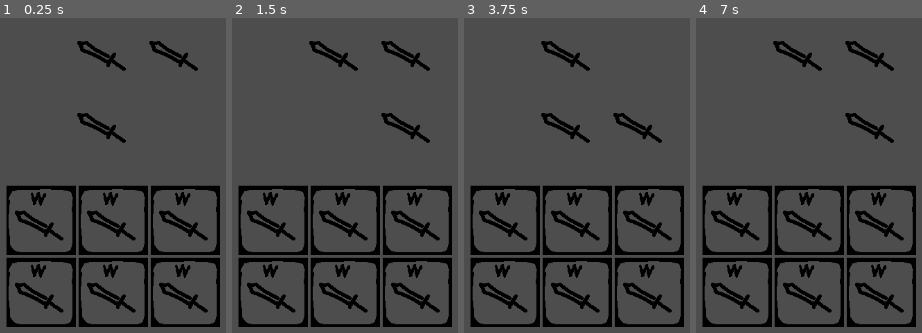
Above: before the commit, frames 1-4 (left to right).
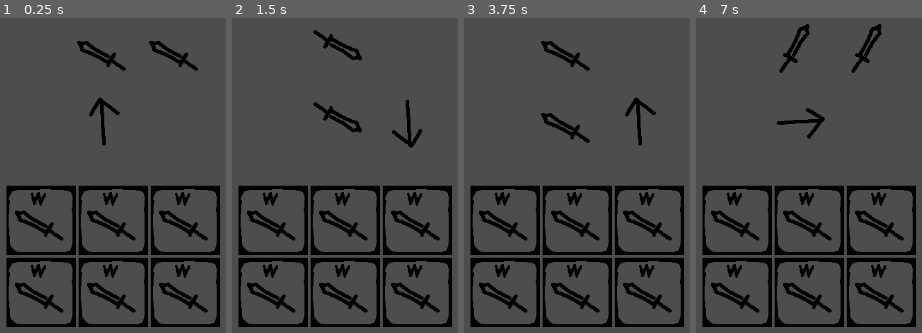
Above: after the commit, the same moments.

Repository: painttist/2023-04-04-Dungeon-Crawler-Jam
Game: Godot game, scene res://main.tscn
The game is run twice, just before and just after one commit, with the same random seed, the same clock (stepped at 60 frames per second) and the same inputs.
Inputs:
- Up to frame 1 (0.25 s): no input
- Up to frame 2 (1.5 s): tap Enter at 0.5 s; hold A (A) 0.53-1.28 s; tap D (D) at 0.8, 1.35 s; tap Space at 1.25 s
- Up to frame 3 (3.75 s): tap S (S) at 1.55 s; tap Enter at 2, 3.5 s; hold S (S) 2.03-2.78 s; tap W (W) at 2.3, 2.85 s; tap Space at 2.75 s; tap A (A) at 3.05 s; hold A (A) from 3.53 s (still down)
- Up to frame 4 (7 s): tap D (D) at 3.8, 4.35, 6.8 s; tap Space at 4.25 s; release A (A) at 4.28 s; tap S (S) at 4.55 s; hold E (E) 5.03-5.78 s; tap W (W) at 5.3 s; tap Q (Q) at 5.85 s; tap A (A) at 6.05 s; hold S (S) from 6.53 s (still down)

The runs differ from the first frame. In frame 1, 0.9% of the frame differs, in the area x 34-56%, y 25-41%; in frame 2, 3.1%, in the area x 34-88%, y 3-42%; in frame 3, 0.9%; in frame 4, 2.9%.

Commit message:
Inventory: Rotation bug

Diff:
--- a/Inventory/TileGroup.gd
+++ b/Inventory/TileGroup.gd
@@ -39,10 +39,11 @@
 	]
 	group = new_group
 
-	for tile in tiles:
-		tile.rotate_left()
+	update_tiles()
 
-	update_tiles()
+#	for tile in tiles:
+#		tile.rotate_left()
+
 
 func rotate_right():
 	var new_group = [
@@ -54,17 +55,16 @@
 	for tile in tiles:
 		tile.rotate_right()
 
-	update_tiles()
+#	update_tiles() # TODO: not sure what rotation doesnt work
 
 func update_tiles():
 	# update tiles
 	var tile_counter = 0
 	for row in range(2):
 		for col in range(2):
-			print(group[row][col])
+#			print(group[row][col])
 			tiles[tile_counter].set_item_type(group[row][col])
 			tile_counter += 1
-
 
 func _input(event):
 	if event.is_action_pressed("A"):
--- a/Tile.gd
+++ b/Tile.gd
@@ -3,12 +3,14 @@
 class_name Tile
 
 var item_type = Globals.SWORD: set = set_item_type
+var item_rotation
 
 #signal update_sprite(type: int)
 
 func set_item_type(new_value):
 	item_type = new_value
 	update_tile_display(item_type)
+	rotate_left()
 	pass
 
 func update_tile_display(type):
@@ -20,8 +22,7 @@
 	pass
 
 func rotate_left():
-	rotation_degrees += 90.0
-
+	set_rotation_degrees(rotation_degrees - 90)
 
 func rotate_right():
-	rotation_degrees -= 90.0
+	rotation_degrees += 90.0
--- a/scripts/Globals.gd
+++ b/scripts/Globals.gd
@@ -11,7 +11,7 @@
 ]
 
 var sprite_dict = {
-	ARROW: preload("res://Sprites/sword.png"),
+	ARROW: preload("res://Sprites/arrow_up.png"),
 	SWORD: preload("res://Sprites/sword.png"),
 }
 
Binary file added: Sprites/arrow_up.png
Not shown, added: Sprites/arrow_up.png.import
